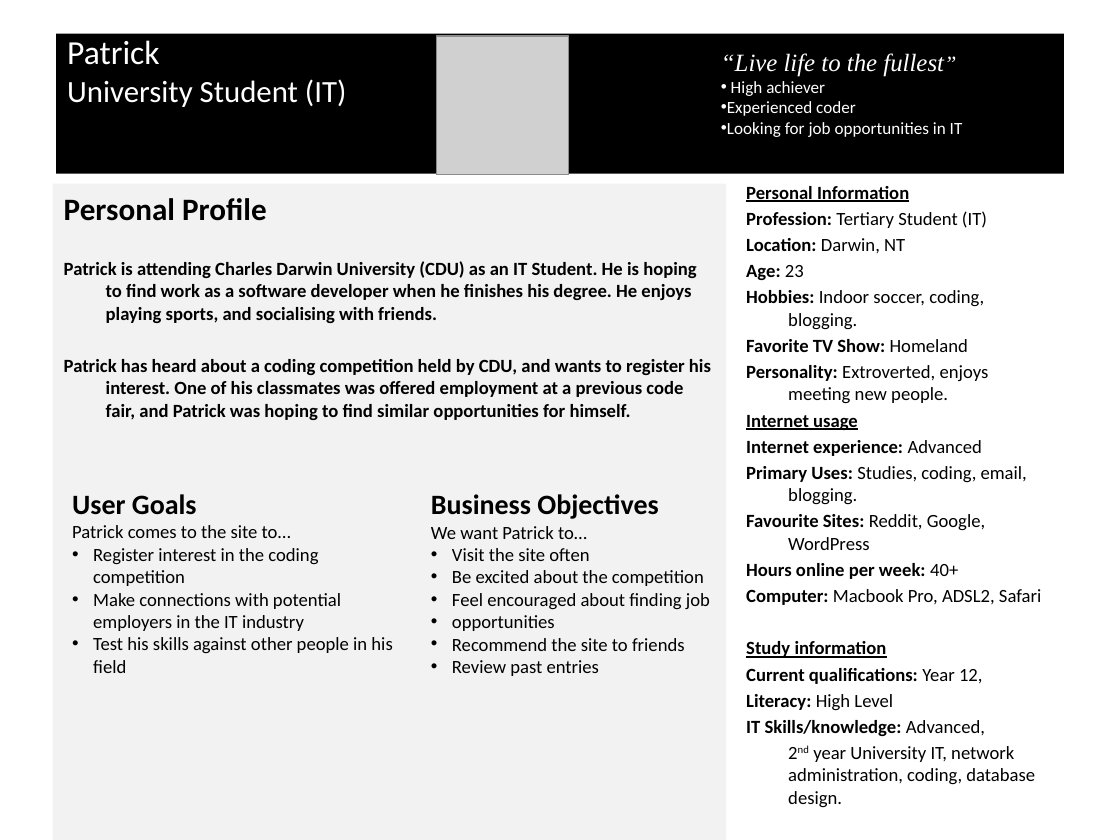
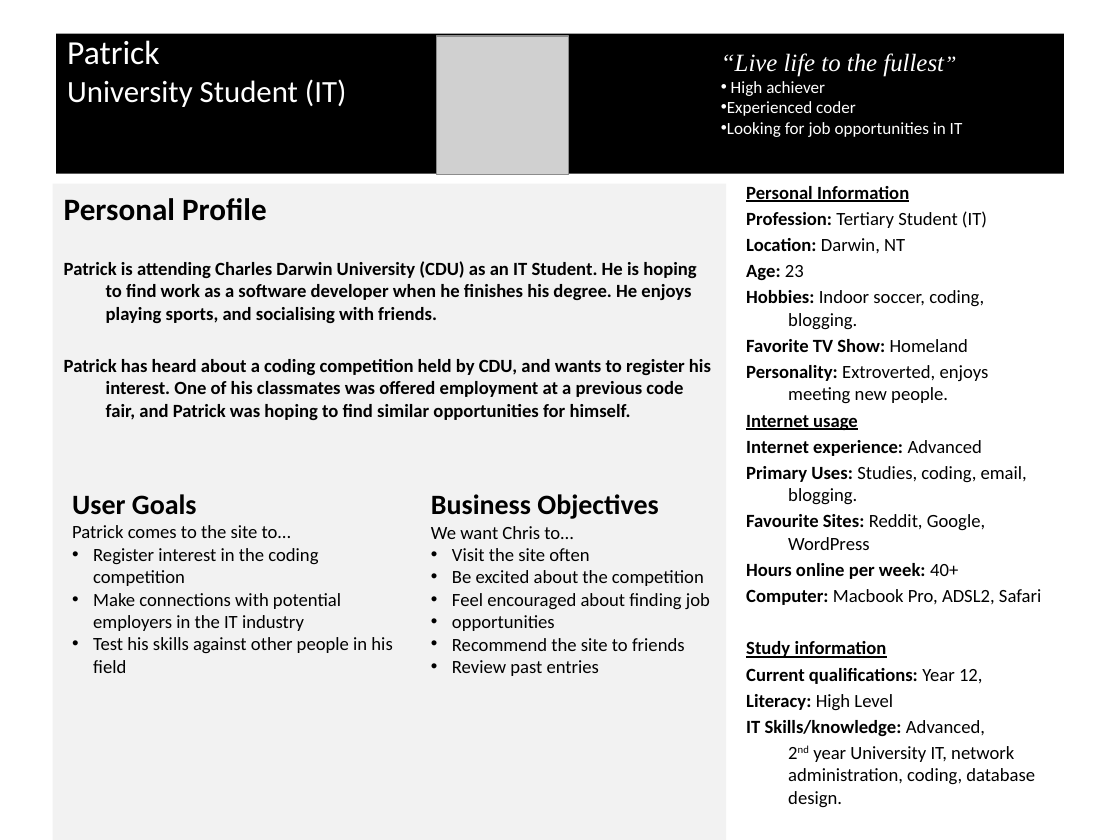
Before and after one commit to jaybeebauer/codefair, a slide deck: slide 1 of working_documents/Milestone2/KB - persona.pptx. Drawn at 1120x840 pixels with LibreOffice and Linux fonts; fonts in the diff are those of the drawing; grey boxes stand for pictures. Boxes give left, top, right and bottom in pixels: in the first picture for what was removed or moved away, otherwise in the second. Text is boxed around its words. In the diff, an @@ line names an element or a change of style, - is before the commit and + after.

```diff
--- a/working_documents/Milestone2/KB - persona.pptx
+++ b/working_documents/Milestone2/KB - persona.pptx
@@ text at (x1=431, y1=526, x2=573, y2=539): text changed @@
-We want Patrick to…
+We want Chris to…
```
Also in this commit, not shown: 33 other files.
